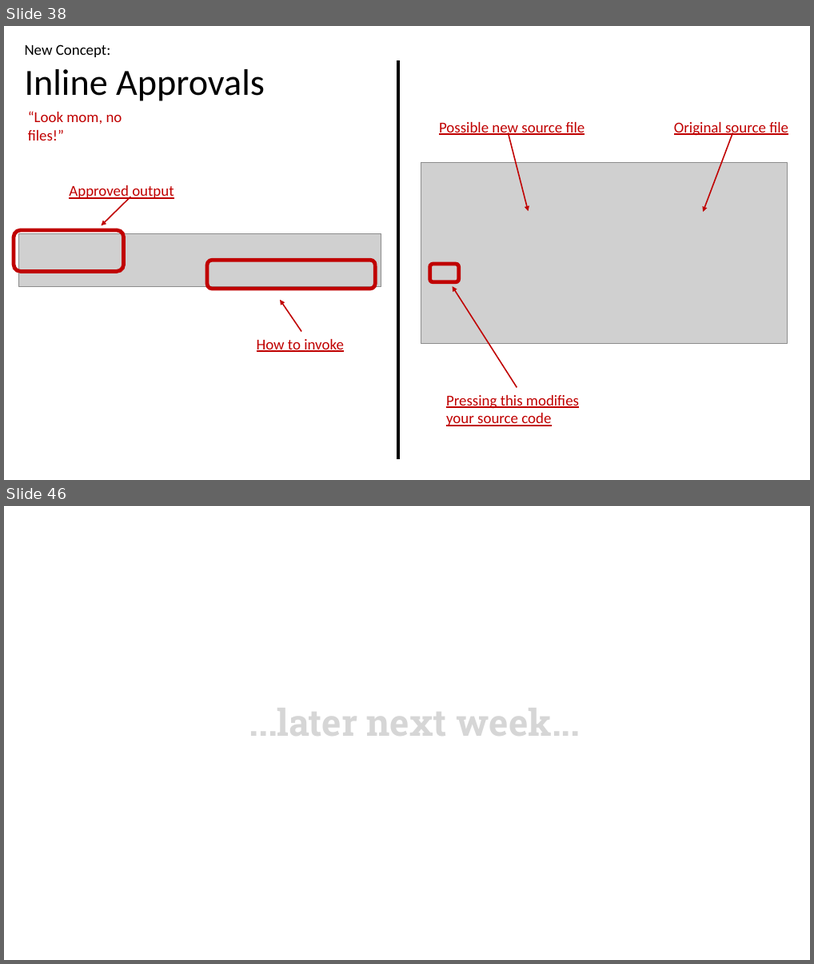
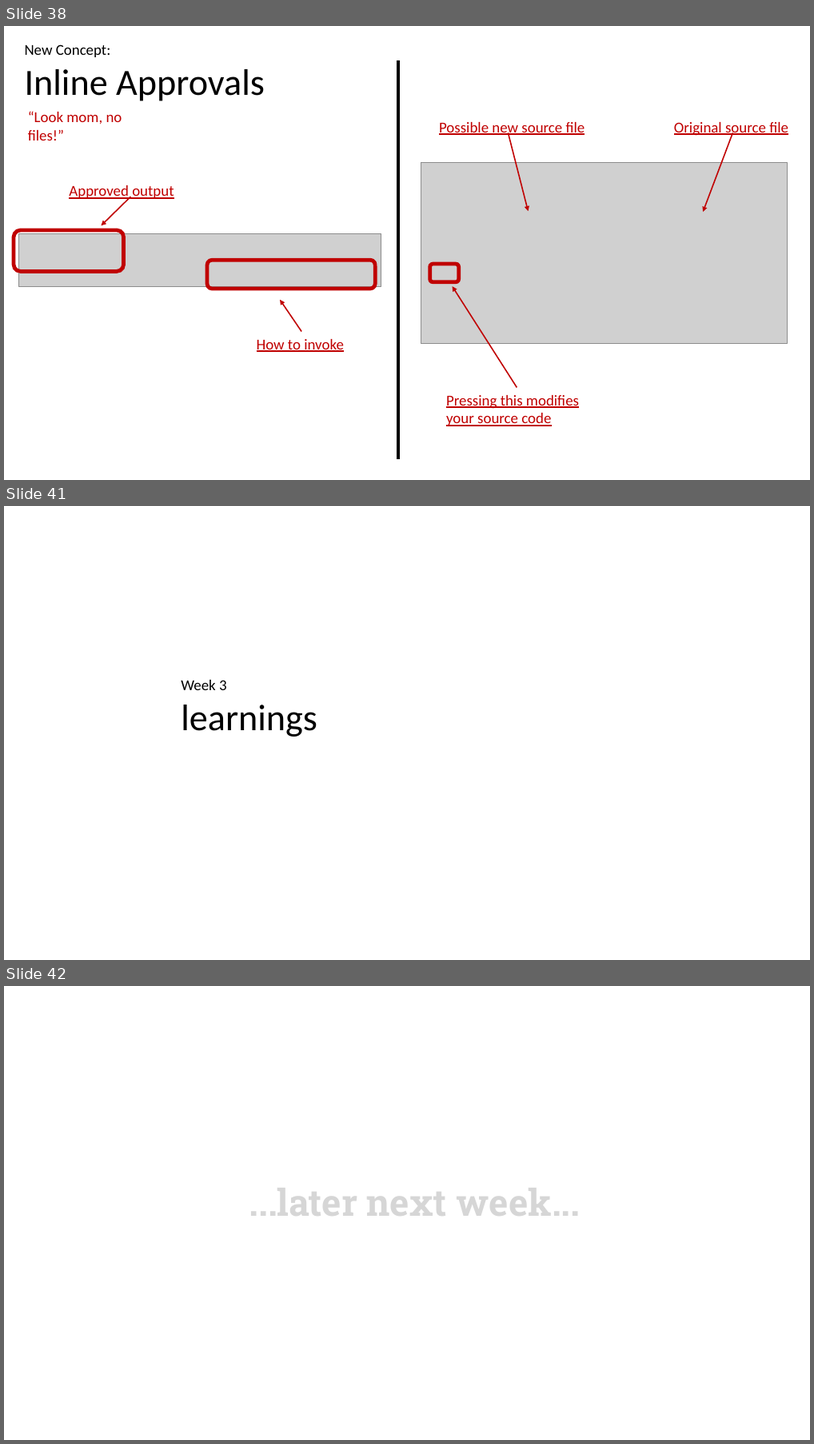
Before and after one commit to LearnWithLlew/TestingBetterWithApprovals.Slides, a slide deck: slides/Testing Better with Approvals.pptx. Shown one above the other, each under a label of ours: slides 38 and 46 before the commit, slides 38, 41 and 42 after it; the slides between them are not shown. The pictures are 814x964 and 814x1444 pixels, drawn with LibreOffice and Linux fonts; fonts in the diff are those of the drawing; grey boxes stand for pictures; background and template pictures are left out. Boxes give left, top, right and bottom in pixels: in the first picture for what was removed or moved away, otherwise in the second. Text is boxed around its words. In the diff, an @@ line names an element or a change of style, - is before the commit and + after.

Commit message:
. d week3 slides

```diff
--- a/slides/Testing Better with Approvals.pptx
+++ b/slides/Testing Better with Approvals.pptx
@@ slide 41 added at (x1=4, y1=506, x2=810, y2=960), background #FFFFFF @@
@@ text added at (x1=181, y1=680, x2=318, y2=736), 44 pt, text #000000 @@
+Week 3
+learnings
@@ what was slide 46 is now slide 42 @@
```
Also in this commit, not shown: 3 slides changed, 5 slides removed.
